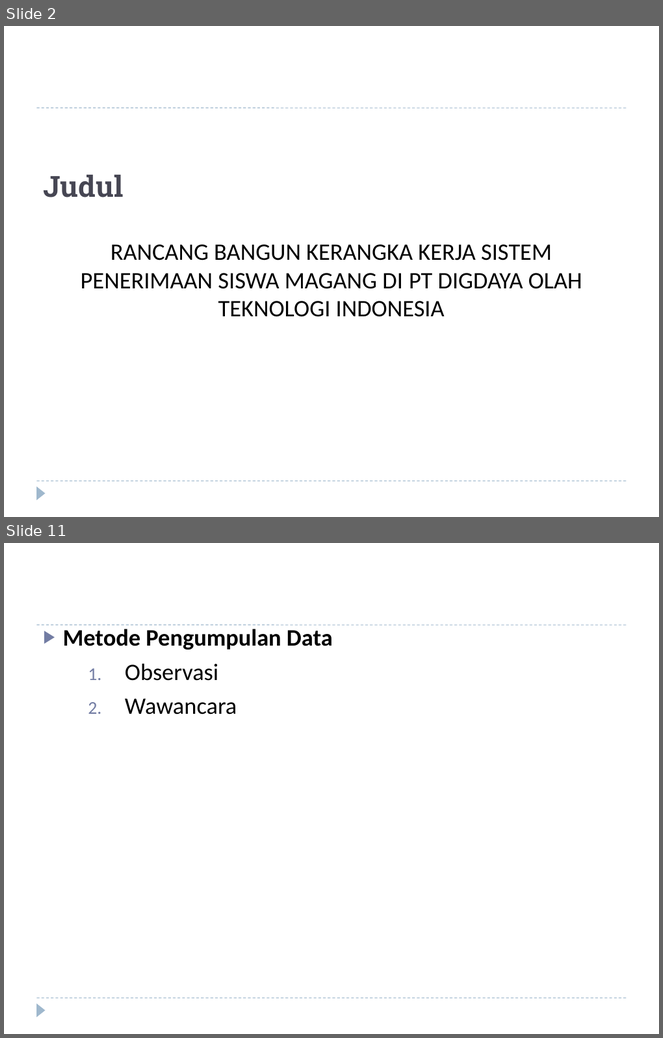
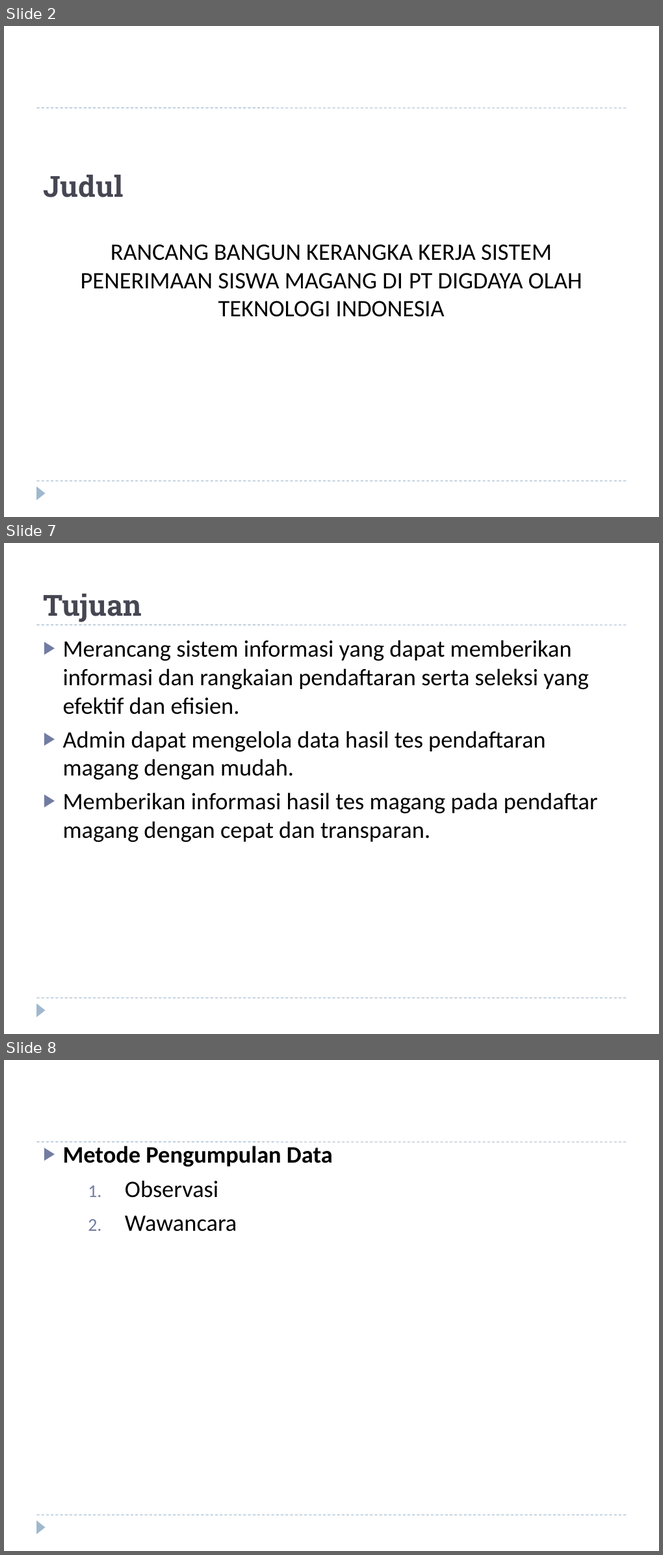
Before and after one commit to nabilarifdaaa/TugasAkhir, a slide deck: Presentasi Tugas Akhir.pptx. Shown one above the other, each under a label of ours: slides 2 and 11 before the commit, slides 2, 7 and 8 after it; the slides between them are not shown. The pictures are 663x1038 and 663x1555 pixels, drawn with LibreOffice and Linux fonts; fonts in the diff are those of the drawing. Boxes give left, top, right and bottom in pixels: in the first picture for what was removed or moved away, otherwise in the second. Text is boxed around its words. In the diff, an @@ line names an element or a change of style, - is before the commit and + after.

```diff
--- a/Presentasi Tugas Akhir.pptx
+++ b/Presentasi Tugas Akhir.pptx
@@ slide 7 added at (4, 543, 659, 1034), background #FFFFFF; not listed: 3 template elements that a slide beside it also shows @@
@@ title added at (43, 594, 141, 622), 32 pt, text #464653, bold @@
+Tujuan
@@ text added at (63, 640, 598, 843), 26 pt, text #000000 @@
+▶ Merancang sistem informasi yang dapat memberikan informasi dan rangkaian pendaftaran serta seleksi yang efektif dan efisien.
+▶ Admin dapat mengelola data hasil tes pendaftaran magang dengan mudah.
+▶ Memberikan informasi hasil tes magang pada pendaftar magang dengan cepat dan transparan.
@@ what was slide 11 is now slide 8 @@
```
Also in this commit, not shown: 8 slides changed, 1 other slide added, 2 slides removed.
